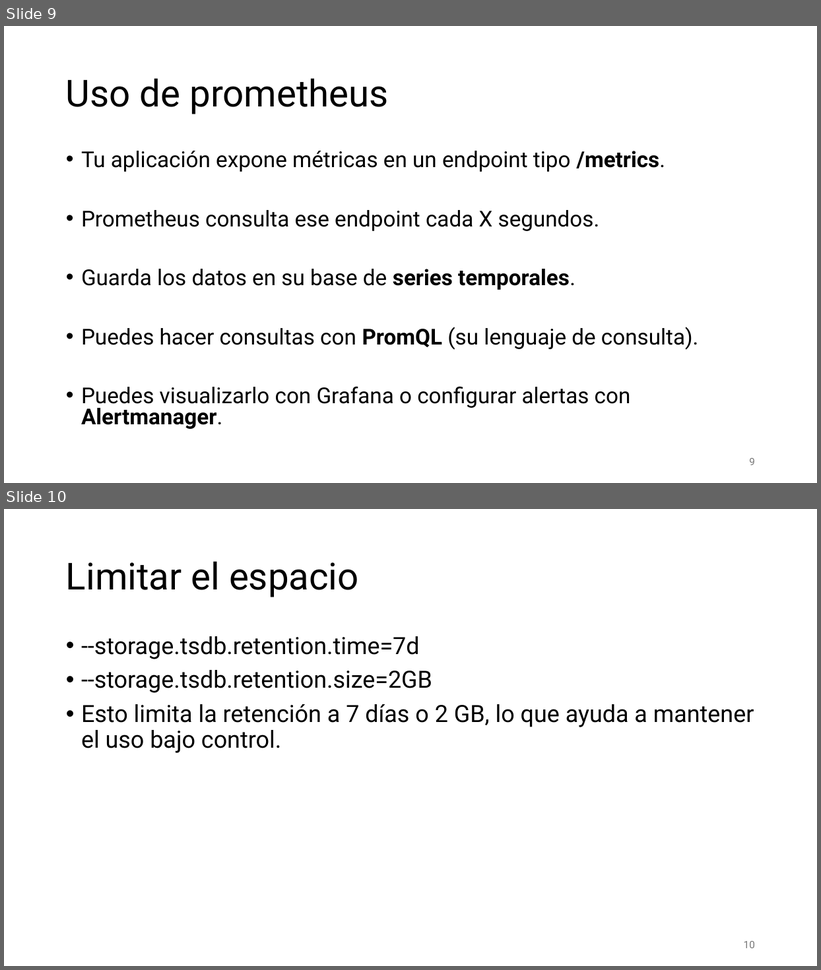
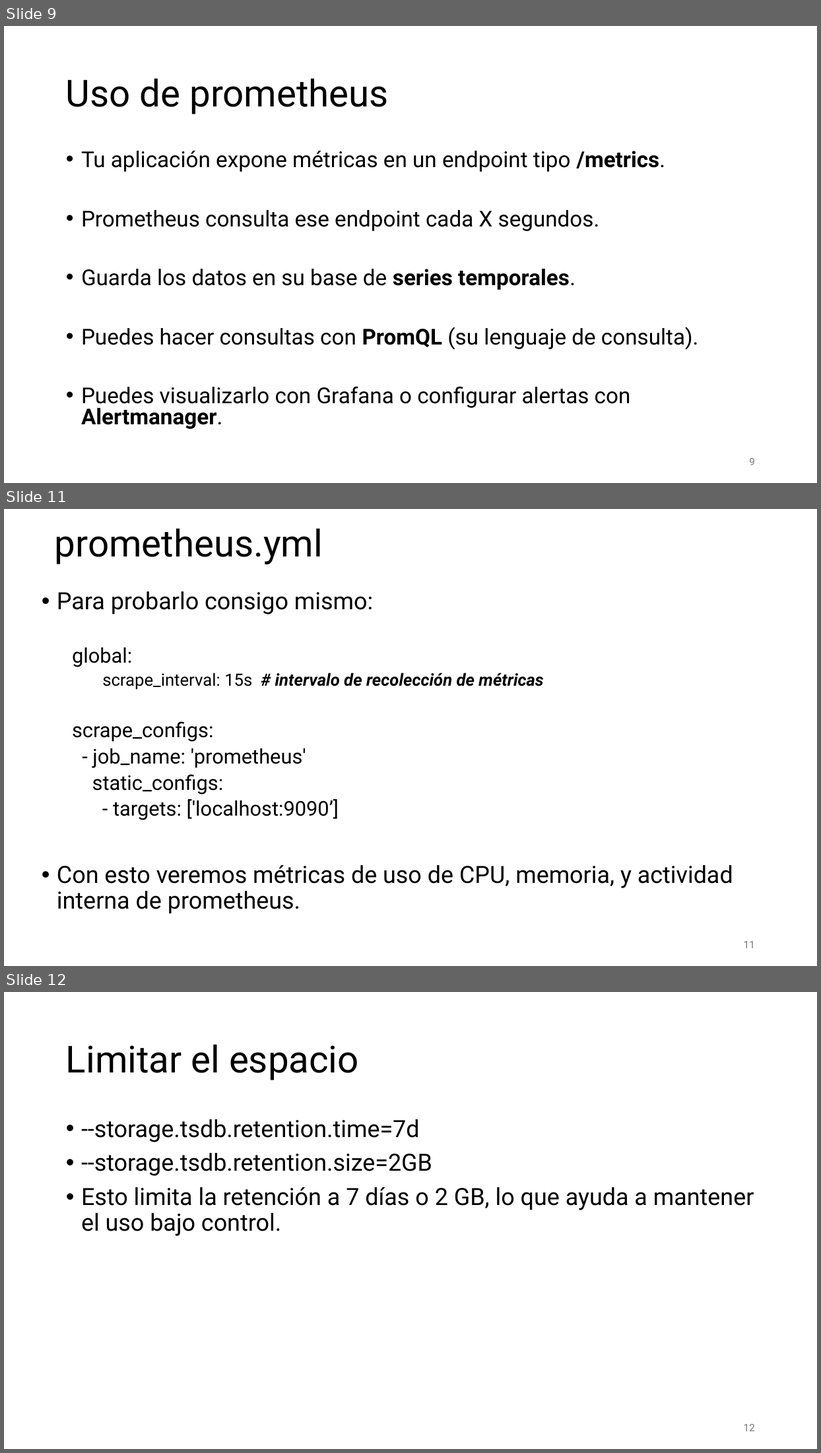
Before and after one commit to aldebarran22/CURSO_CPP_SERVICIOS_30H, a slide deck: doc/8_Monitorizacion_logging_microservicios.pptx. Shown one above the other, each under a label of ours: slides 9 and 10 before the commit, slides 9, 11 and 12 after it; the slides between them are not shown. The pictures are 821x970 and 821x1453 pixels, drawn with LibreOffice and Linux fonts; fonts in the diff are those of the drawing. Boxes give left, top, right and bottom in pixels: in the first picture for what was removed or moved away, otherwise in the second. Text is boxed around its words. In the diff, an @@ line names an element or a change of style, - is before the commit and + after.

```diff
--- a/doc/8_Monitorizacion_logging_microservicios.pptx
+++ b/doc/8_Monitorizacion_logging_microservicios.pptx
@@ slide 11 added at (x1=4, y1=509, x2=817, y2=966), background #FFFFFF @@
@@ title added at (x1=55, y1=528, x2=323, y2=564), 44 pt, text #000000 @@
+prometheus.yml
@@ text added at (x1=57, y1=591, x2=733, y2=914), 28 pt, text #000000 @@
+• Para probarlo consigo mismo:
+  global:
+    scrape_interval: 15s # intervalo de recolección de métricas
+  scrape_configs:
+  - job_name: 'prometheus'
+  static_configs:
+  - targets: ['localhost:9090’]
+• Con esto veremos métricas de uso de CPU, memoria, y actividad interna de prometheus.
@@ page number added at (x1=744, y1=941, x2=755, y2=949), 12 pt, text #797979 @@
+11
@@ what was slide 10 is now slide 12 @@
@@ page number at (x1=744, y1=1424, x2=755, y2=1432): text changed @@
-10
+12
```
Also in this commit, not shown: 5 slides changed, 15 other slides added, 1 slide removed, 3 other files.
